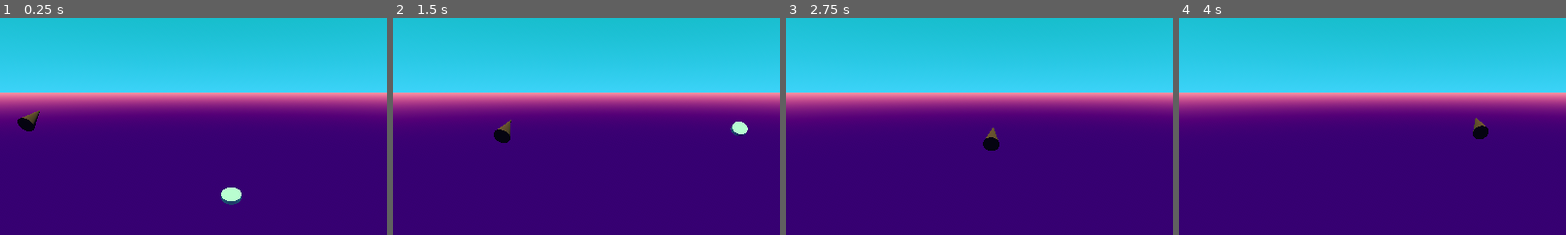
Above: before the commit, frames 1-4 (left to right).
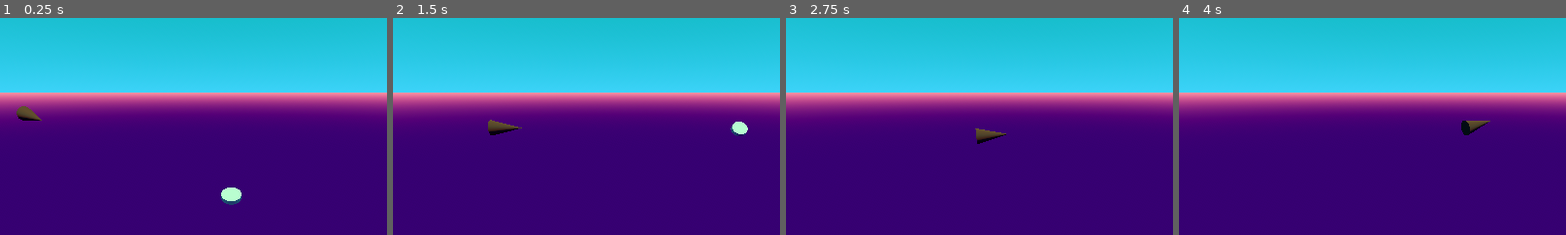
Above: after the commit, the same moments.

Repository: raffaelelauro/Sekiroguelite
Game: Godot game, scene res://main.tscn
Two runs of this game, one before a commit and one after it. Both use one fixed random seed, a clock stepped at 60 frames per second and the inputs below.
Inputs:
- Up to frame 1 (0.25 s): no input
- Up to frame 2 (1.5 s): hold D (Right) 0.53-1.28 s; hold W (Front) 0.53-1.28 s; hold S (Back) from 1.28 s (still down); tap W (Front) at 1.35 s
- Up to frame 3 (2.75 s): release S (Back) at 2.03 s; hold D (Right) from 2.03 s (still down); hold W (Front) from 2.03 s (still down)
- Up to frame 4 (4 s): release W (Front) at 2.78 s; tap W (Front) at 2.85 s; release D (Right) at 3.53 s; hold A (Left) from 3.53 s (still down); hold W (Front) from 3.53 s (still down)
The pictures show only the part of the screen within x 20-70%, y 9-59%; the shares and areas given below are measured in that part.

The runs differ from the first frame. In frame 1, 0.4% of the frame differs, in the area x 4-11%, y 40-53%; in frame 2, 0.4%; in frame 3, 0.5%, in the area x 48-57%, y 50-62%; in frame 4, 0.4%.

Commit message:
Make enemy look towards target

Diff:
--- a/enemy.gd
+++ b/enemy.gd
@@ -5,5 +5,6 @@
 
 
 func _process(delta: float) -> void:
-	if target != null :
+	if target != null and !position.is_equal_approx(target.position):
+		look_at(target.position)
 		position = position.move_toward(target.position, delta*speed)
--- a/enemy.tscn
+++ b/enemy.tscn
@@ -16,9 +16,9 @@
 script = ExtResource("1_7k104")
 
 [node name="MeshInstance3D" type="MeshInstance3D" parent="."]
-transform = Transform3D(-4.37114e-08, 1, 4.37114e-08, 0, -4.37114e-08, 1, 1, 4.37114e-08, 1.91069e-15, 0, 0, 0)
+transform = Transform3D(1, 0, 0, 0, -4.37114e-08, 1, 0, -1, -4.37114e-08, 0, 0, 0)
 mesh = SubResource("CylinderMesh_7k104")
 
 [node name="CollisionShape3D" type="CollisionShape3D" parent="."]
-transform = Transform3D(-4.37114e-08, 1, 0, -1, -4.37114e-08, 0, 0, 0, 1, 0, 0, 0)
+transform = Transform3D(1.91069e-15, -4.37114e-08, 1, -1, -4.37114e-08, 0, 4.37114e-08, -1, -4.37114e-08, 0, 0, 0)
 shape = SubResource("CylinderShape3D_4gyqm")
